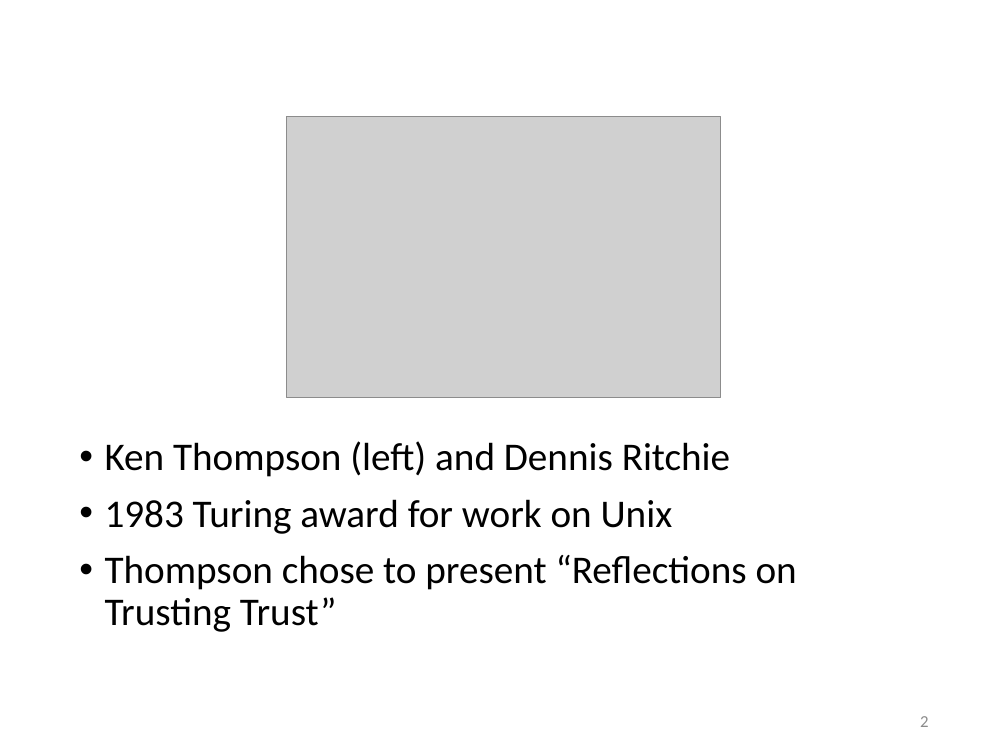
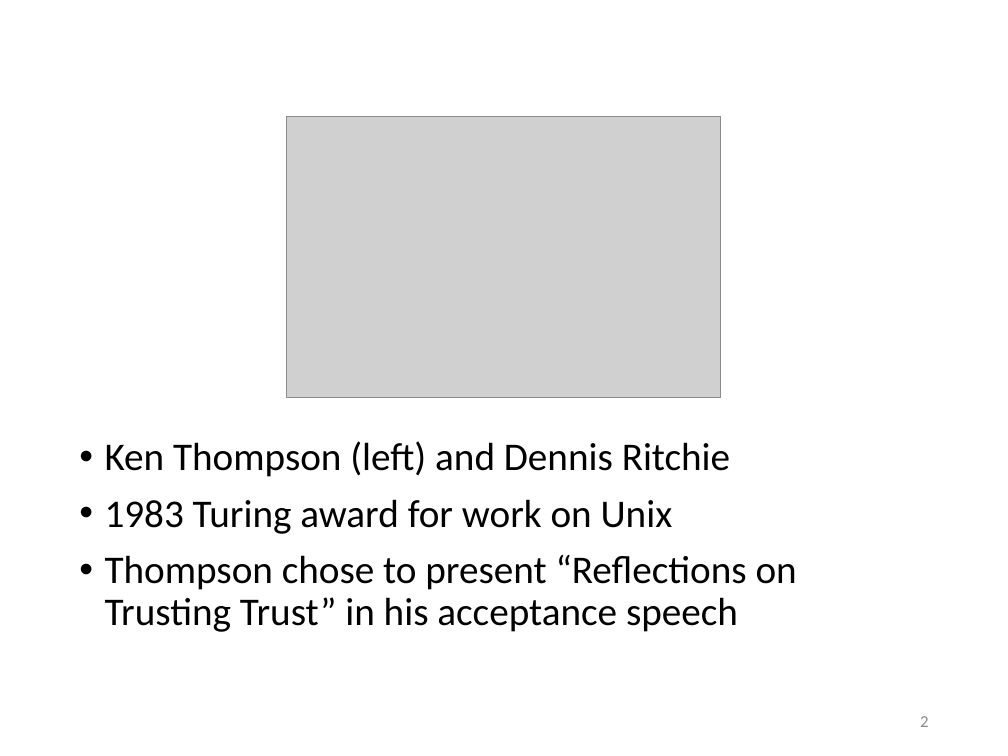
Before and after one commit to yeokm1/reflections-on-trusting-trust, a slide deck: slide 2 of reflections-of-reflecting-trust-slides.pptx. Drawn at 1008x756 pixels with LibreOffice and Linux fonts; fonts in the diff are those of the drawing; grey boxes stand for pictures. Boxes give left, top, right and bottom in pixels: in the first picture for what was removed or moved away, otherwise in the second. Text is boxed around its words. In the diff, an @@ line names an element or a change of style, - is before the commit and + after.

```diff
--- a/reflections-of-reflecting-trust-slides.pptx
+++ b/reflections-of-reflecting-trust-slides.pptx
@@ text at [105,555,797,632]: text changed @@
-• Thompson chose to present “Reflections on Trusting Trust”
+• Thompson chose to present “Reflections on Trusting Trust” in his acceptance speech
```
Also in this commit, not shown: 9 other slides changed, 14 slides added, 2 slides removed.
